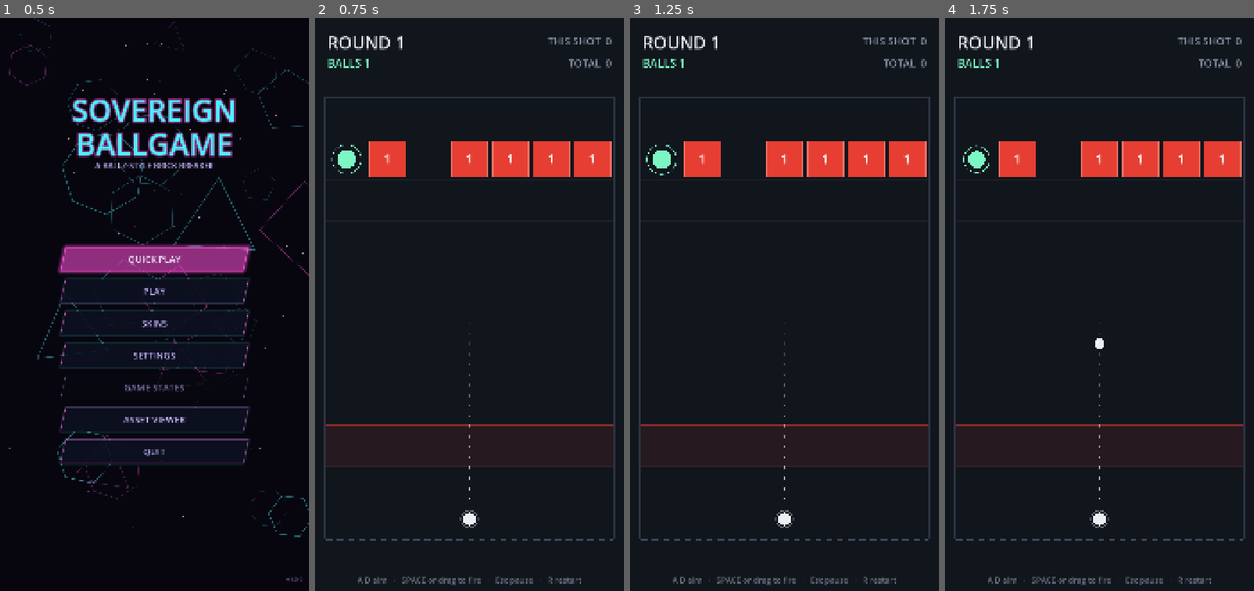
Above: before the commit, frames 1-4 (left to right).
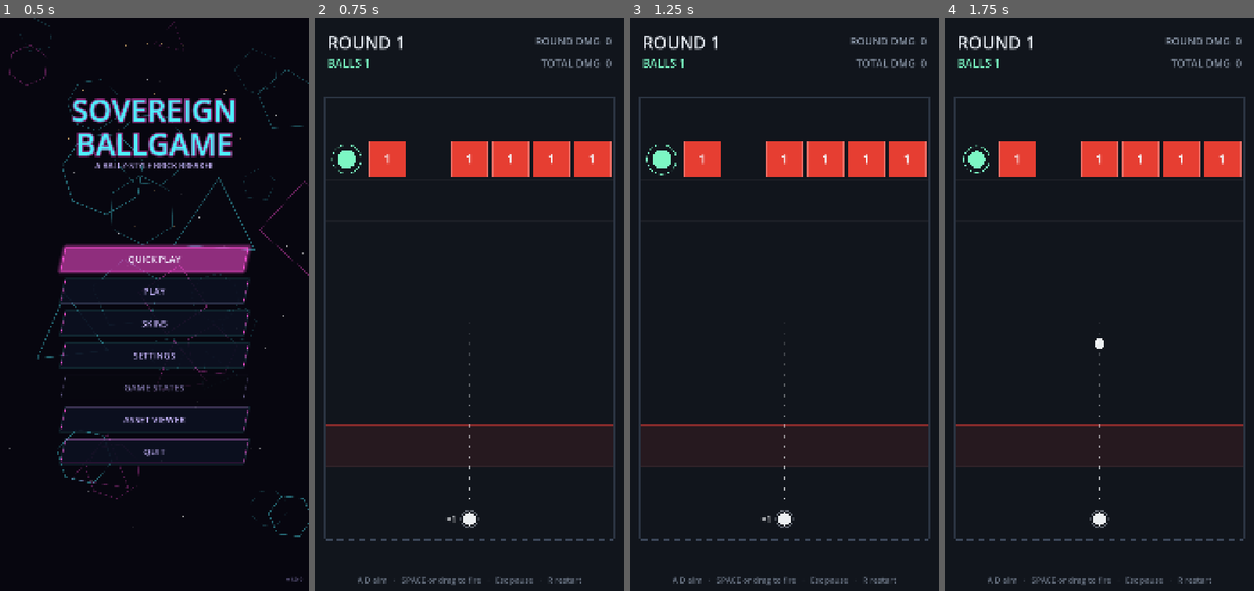
Above: after the commit, the same moments.

Repository: Sovereign-Axe-Studios/Sovereign-Ballgame
Game: Godot game, scene res://scenes/main_menu.tscn
The game is run twice, just before and just after one commit, with the same random seed, the same clock (stepped at 60 frames per second) and the same inputs.
Inputs (mouse positions are in pixels of both pictures, inside the frame that each line leads up to):
- Up to frame 1 (0.5 s): no input
- Up to frame 2 (0.75 s): click "QUICK PLAY" at 0.5 s
- Up to frame 3 (1.25 s): no input
- Up to frame 4 (1.75 s): move the mouse to (1167, 275) at 1.27 s; hold Right (debug_right) from 1.28 s (still down); tap Space (fire) at 1.35 s; click (1167, 275) at 1.42 s

Frame 1 is identical in both runs. In frame 2, 0.3% of the frame differs, in the area x 42-93%, y 3-89%; in frame 3, 0.3%; in frame 4, 0.3%.

Commit message:
fix(playtest 10/01): cannon aim line, ammo readout, grayscale check
- Cannon launcher draws the aim dots; the shooter waits for the volley
  to finish before sliding to the first landing
- "×N" ammo beside the launcher, counting down, with "+N" for pickups
- THIS SHOT / TOTAL -> ROUND DMG / TOTAL DMG
- Debug Menu GRAYSCALE toggle for colour-blind value checks

Diff:
--- a/game/scenes/main.tscn
+++ b/game/scenes/main.tscn
@@ -64,7 +64,7 @@
 offset_bottom = 110.0
 theme_override_colors/font_color = Color(0.545, 0.592, 0.659, 1)
 theme_override_font_sizes/font_size = 36
-text = "THIS SHOT  0"
+text = "ROUND DMG  0"
 horizontal_alignment = 2
 vertical_alignment = 1
 
@@ -76,7 +76,7 @@
 offset_bottom = 186.0
 theme_override_colors/font_color = Color(0.545, 0.592, 0.659, 1)
 theme_override_font_sizes/font_size = 36
-text = "TOTAL  0"
+text = "TOTAL DMG  0"
 horizontal_alignment = 2
 vertical_alignment = 1
 
--- a/game/scripts/debug_state.gd
+++ b/game/scripts/debug_state.gd
@@ -30,3 +30,41 @@
 var invincible: bool = false:
 	set(value):
 		invincible = value and Build.shows_debug_panel()
+
+## When true, the whole screen renders in grayscale (luminance only) -- the
+## colour-blind / value check from playtest 10/01. Two colours that look the
+## same here can only be told apart by hue. Session-only like the rest.
+var grayscale: bool = false:
+	set(value):
+		grayscale = value and Build.shows_debug_panel()
+		if grayscale and _grayscale_layer == null:
+			_grayscale_layer = _make_grayscale_layer()
+			add_child(_grayscale_layer)
+		if _grayscale_layer != null:
+			_grayscale_layer.visible = grayscale
+
+## Above every game and menu layer, so it filters the whole frame.
+const GRAYSCALE_LAYER := 128
+const GRAYSCALE_SHADER := """
+shader_type canvas_item;
+uniform sampler2D screen_tex : hint_screen_texture, filter_linear;
+void fragment() {
+	vec3 c = texture(screen_tex, SCREEN_UV).rgb;
+	COLOR = vec4(vec3(dot(c, vec3(0.2126, 0.7152, 0.0722))), 1.0);
+}
+"""
+
+var _grayscale_layer: CanvasLayer
+
+func _make_grayscale_layer() -> CanvasLayer:
+	var layer := CanvasLayer.new()
+	layer.layer = GRAYSCALE_LAYER
+	var rect := ColorRect.new()
+	rect.set_anchors_preset(Control.PRESET_FULL_RECT)
+	rect.mouse_filter = Control.MOUSE_FILTER_IGNORE
+	var mat := ShaderMaterial.new()
+	mat.shader = Shader.new()
+	mat.shader.code = GRAYSCALE_SHADER
+	rect.material = mat
+	layer.add_child(rect)
+	return layer
--- a/game/scripts/game.gd
+++ b/game/scripts/game.gd
@@ -54,6 +54,9 @@
 var _live_balls: int = 0
 var _landing_x: float = 0.0
 var _has_landing: bool = false
+## The first ball has landed but the shooter hasn't slid there yet -- it waits
+## until the last ball of the round has left (see _slide_if_ready).
+var _slide_pending: bool = false
 var _fire_origin := Vector2.ZERO
 var _play_left: float = 0.0
 var _play_right: float = 0.0
@@ -220,6 +223,7 @@
 	_fire_cd = 0.0
 	_live_balls = 0
 	_has_landing = false
+	_slide_pending = false
 	_line_up_count = 0
 	round_damage = 0
 	_fire_origin = shooter.global_position
@@ -238,6 +242,8 @@
 		_spawn_ball()
 		_to_fire -= 1
 		_fire_cd += interval
+	shooter.ammo = _to_fire
+	_slide_if_ready()
 
 ## An animated background skin is a node drawn behind this one, not a flat
 ## fill in _draw. Swap it to match the current skin.
@@ -257,6 +263,8 @@
 ## normal way, once every ball already out has finished.
 func stop_firing() -> void:
 	_to_fire = 0
+	shooter.ammo = 0
+	_slide_if_ready()
 	if _live_balls <= 0 and state == State.FIRING:
 		_end_round()
 
@@ -290,10 +298,10 @@
 			_play_left + rules.ball_radius,
 			_play_right - rules.ball_radius
 		)
-		# The shooter follows the FIRST ball home immediately, not at the end
-		# of the round -- the original waited for every ball to land first.
-		if rules.balls_return_to_lander:
-			shooter.slide_to_x(_landing_x, SHOOTER_SLIDE_DURATION)
+		# The shooter follows the FIRST ball home, not at the end of the
+		# round -- the original waited for every ball to land first.
+		_slide_pending = rules.balls_return_to_lander
+		_slide_if_ready()
 
 	match Skins.return_mode:
 		Skins.ReturnMode.MOVE_TO_SHOOTER:
@@ -310,6 +318,15 @@
 
 	if _to_fire <= 0 and _live_balls <= 0:
 		_end_round()
+
+## Slides the shooter to the first landing once nothing is left to fire.
+## Sliding while balls were still leaving the old spot made the stream look
+## detached from the launcher (playtest 10/01: "where I aim vs. where it
+## comes out").
+func _slide_if_ready() -> void:
+	if _slide_pending and _to_fire <= 0:
+		_slide_pending = false
+		shooter.slide_to_x(_landing_x, SHOOTER_SLIDE_DURATION)
 
 ## Where a gathering ball is headed: the shooter's X if balls_return_to_lander
 ## is off or nothing has landed yet, otherwise the shared landing spot.
@@ -452,6 +469,7 @@
 	print("DEBUG: lose game -- a block reached row %d on round %d (total damage %d)"
 		% [rules.death_row(), round_number, total_damage])
 	hud.show_game_over(round_number, total_damage)
+	_refresh_hud()
 
 ## True when any block has crept to within DANGER_ROWS of the death row.
 func _blocks_near_death() -> bool:
@@ -464,6 +482,14 @@
 
 func _refresh_hud() -> void:
 	hud.refresh(round_number, ball_count, pending_balls, round_damage, total_damage, rules.status_lines())
+	match state:
+		State.AIMING:
+			shooter.ammo = rules.shots_for_round(ball_count)
+		State.FIRING:
+			shooter.ammo = _to_fire
+		_:
+			shooter.ammo = 0
+	shooter.pending_ammo = pending_balls if state != State.GAME_OVER else 0
 	debug_overlay.refresh_readouts()
 
 
--- a/game/scripts/hud.gd
+++ b/game/scripts/hud.gd
@@ -34,8 +34,8 @@
 	_status.text = "   ".join(status_lines)
 	_round.text = "ROUND %d" % round_number
 	_balls.text = "BALLS %d" % balls + ("  (+%d)" % pending if pending > 0 else "")
-	_round_damage.text = "THIS SHOT  %d" % round_damage
-	_total_damage.text = "TOTAL  %d" % total_damage
+	_round_damage.text = "ROUND DMG  %d" % round_damage
+	_total_damage.text = "TOTAL DMG  %d" % total_damage
 
 func show_game_over(round_number: int, total_damage: int) -> void:
 	_game_over.text = "GAME OVER\nround %d  ·  %d damage\n\npress R to restart" % [round_number, total_damage]
--- a/game/scripts/shooter.gd
+++ b/game/scripts/shooter.gd
@@ -5,6 +5,24 @@
 var rules: GameRules
 var aim_degrees: float = 0.0
 var active: bool = true
+## Shots left to fire this round, drawn as "×N" beside the launcher so the
+## ball count reads as ammo (playtest 10/01). 0 hides it.
+var ammo: int = 0:
+	set(v):
+		if v != ammo:
+			ammo = v
+			queue_redraw()
+## +1 pickups caught this round, not yet added to `ammo`. Shown as "+N".
+var pending_ammo: int = 0:
+	set(v):
+		if v != pending_ammo:
+			pending_ammo = v
+			queue_redraw()
+
+const AMMO_FONT_SIZE := 34
+## Gap from the launcher's centre to the near edge of the "×N" text.
+const AMMO_OFFSET_X := 44.0
+const PENDING_AMMO_COLOR := Color("#7dff6a")
 
 func _ready() -> void:
 	Skins.changed.connect(queue_redraw)
@@ -73,6 +91,25 @@
 			draw_probe_cannon(self, Vector2.ZERO, dir, 1.0, _flash / FLASH_SECONDS, active)
 		_:
 			_draw_ball_launcher()
+	_draw_ammo()
+
+## "×N  +P" beside the launcher, on whichever side has more room -- at a wall
+## the far side would run off the board.
+func _draw_ammo() -> void:
+	if ammo <= 0 and pending_ammo <= 0:
+		return
+	var font := ThemeDB.fallback_font
+	var main := "×%d" % ammo if ammo > 0 else ""
+	var extra := ("  +%d" if main != "" else "+%d") % pending_ammo if pending_ammo > 0 else ""
+	var main_w := font.get_string_size(main, HORIZONTAL_ALIGNMENT_LEFT, -1, AMMO_FONT_SIZE).x
+	var extra_w := font.get_string_size(extra, HORIZONTAL_ALIGNMENT_LEFT, -1, AMMO_FONT_SIZE).x
+	var on_right := global_position.x < get_viewport_rect().size.x * 0.5
+	var x := AMMO_OFFSET_X if on_right else -AMMO_OFFSET_X - main_w - extra_w
+	var baseline := AMMO_FONT_SIZE * 0.35
+	var color := Skins.ball().color
+	draw_string(font, Vector2(x, baseline), main, HORIZONTAL_ALIGNMENT_LEFT, -1, AMMO_FONT_SIZE, color)
+	draw_string(font, Vector2(x + main_w, baseline), extra, HORIZONTAL_ALIGNMENT_LEFT, -1, AMMO_FONT_SIZE,
+		PENDING_AMMO_COLOR)
 
 ## The Orbital Probe Cannon: a long segmented barrel with three ring bands
 ## and a glowing muzzle, on a heavy base. Static so the skin swatches can
@@ -110,12 +147,15 @@
 	var base := Skins.ball().color
 	draw_circle(Vector2.ZERO, 22.0, base if active else base.darkened(0.5))
 	draw_arc(Vector2.ZERO, 30.0, 0.0, TAU, 32, Palette.WALL.lightened(0.3), 3.0, true)
-	if not active:
-		return
-	var dir := aim_direction()
+	if active:
+		_draw_aim_dots(aim_direction(), base)
+
+## The dotted aim line every non-probe launcher shares. It starts two dots
+## out, which clears both the ball launcher's ring and the cannon's barrel tip.
+func _draw_aim_dots(dir: Vector2, color: Color) -> void:
 	for i in range(2, 20):
 		var alpha := clampf(0.85 - float(i) * 0.04, 0.05, 0.85)
-		draw_circle(dir * (float(i) * 36.0), 5.0, Color(base.r, base.g, base.b, alpha))
+		draw_circle(dir * (float(i) * 36.0), 5.0, Color(color.r, color.g, color.b, alpha))
 
 ## A simple vector cannon -- deliberately plain, mostly to prove the launcher
 ## itself can be a skin category and not just the ball's colour. A base
@@ -141,3 +181,6 @@
 	draw_colored_polygon(points, metal)
 	draw_polyline(PackedVector2Array([p1, p1 + tip, p2 + tip, p2, p1]), metal_dark, 2.0, true)
 	draw_circle(tip, half_w * 0.85, Color(accent.r, accent.g, accent.b, dim))
+	# Playtest 10/01: with no line, players couldn't tell where it was aimed.
+	if active:
+		_draw_aim_dots(dir, accent)
--- a/game/scripts/ui/pause_menu.gd
+++ b/game/scripts/ui/pause_menu.gd
@@ -27,6 +27,7 @@
 var _debug_toggle: Button
 var _debug_explainer: Label
 var _invincible_toggle: Button
+var _grayscale_toggle: Button
 var _width_box: SpinBox
 var _height_box: SpinBox
 var _kill_box: SpinBox
@@ -88,6 +89,7 @@
 	_debug_toggle.set_pressed_no_signal(Debug.enabled)
 	_debug_explainer.visible = Debug.enabled
 	_invincible_toggle.set_pressed_no_signal(Debug.invincible)
+	_grayscale_toggle.set_pressed_no_signal(Debug.grayscale)
 	_width_box.value = _game.rules.grid_width
 	_height_box.value = _game.rules.grid_height
 	_kill_box.value = _game.rules.death_row()
@@ -200,6 +202,10 @@
 	_invincible_toggle = NeonUI.toggle("INVINCIBLE (AUTO-CLEAR A LETHAL ROW)")
 	_invincible_toggle.toggled.connect(func(pressed: bool) -> void: Debug.invincible = pressed)
 	col.add_child(_invincible_toggle)
+
+	_grayscale_toggle = NeonUI.toggle("GRAYSCALE (COLOUR-BLIND VALUE CHECK)")
+	_grayscale_toggle.toggled.connect(func(pressed: bool) -> void: Debug.grayscale = pressed)
+	col.add_child(_grayscale_toggle)
 
 	# Unlocks are persisted progress (the Unlocks autoload), so these write
 	# user://unlocks.cfg. Pickers already built refresh on the next scene load.
